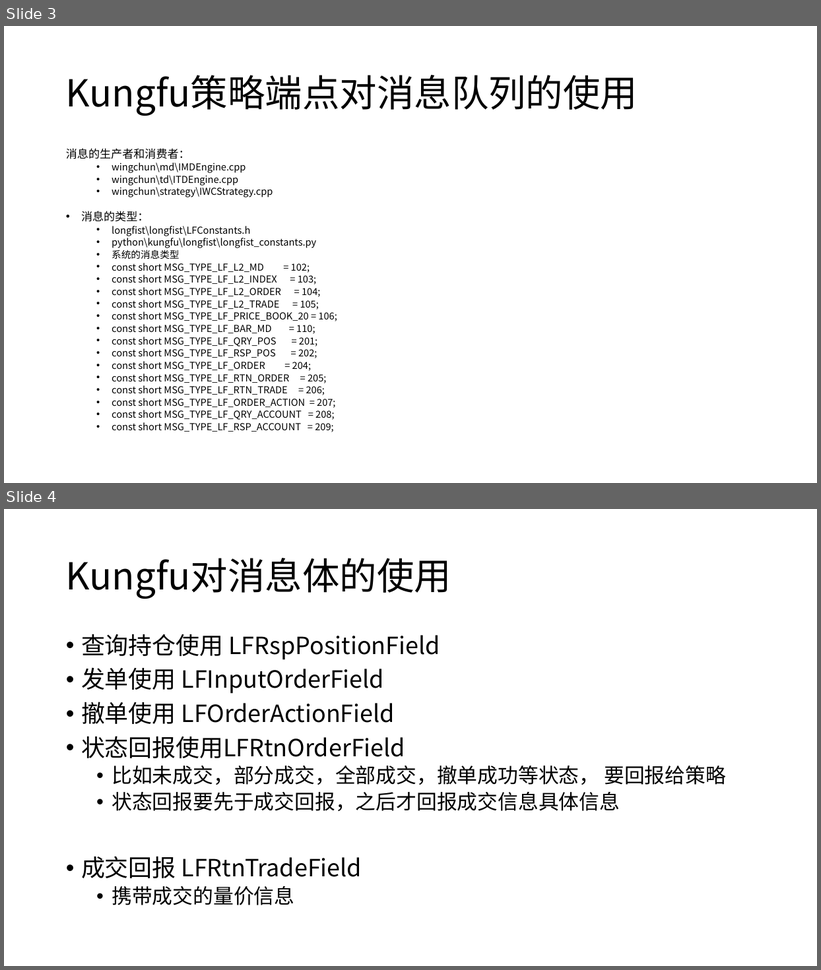
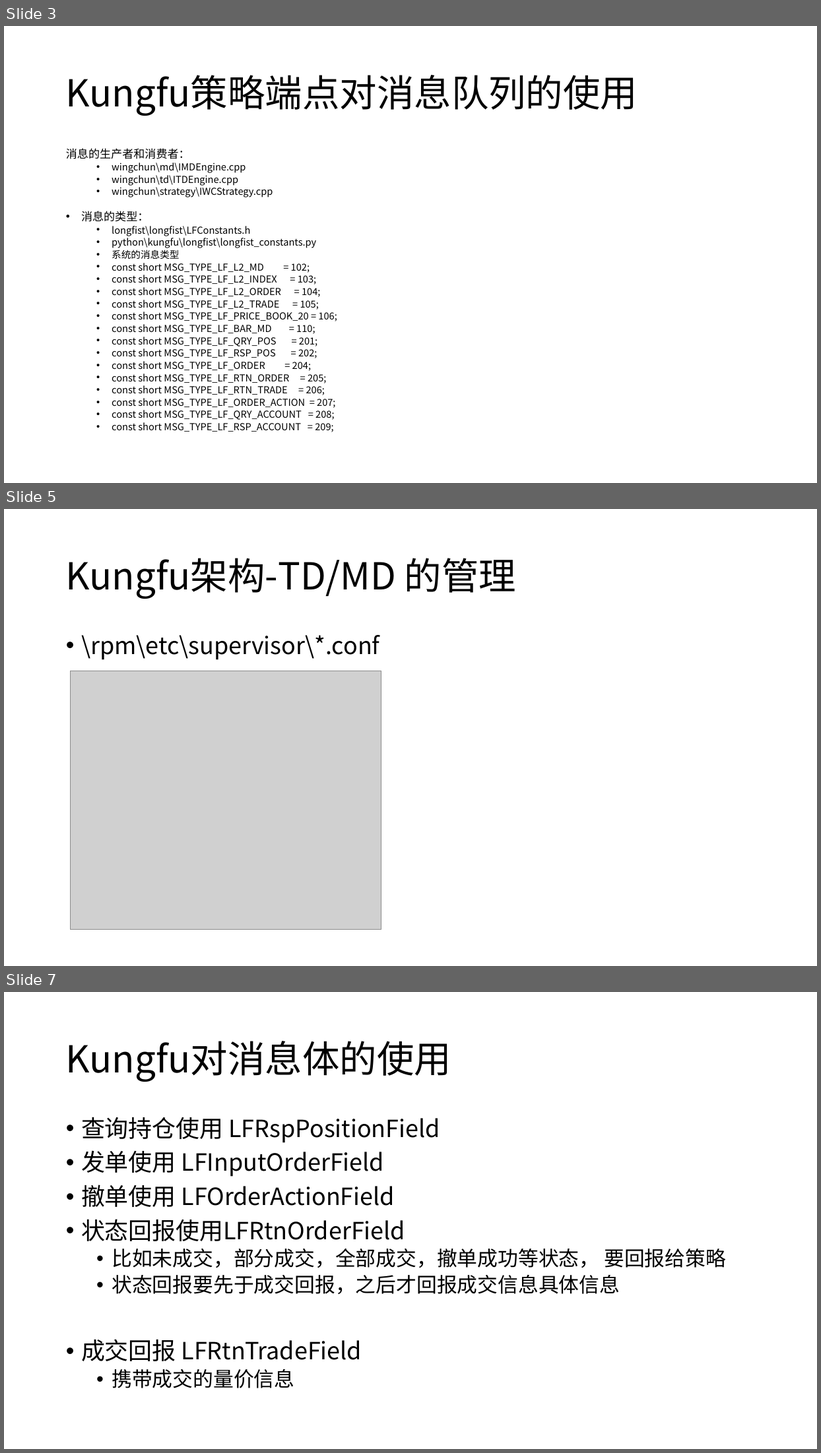
Before and after one commit to qingtiandalaoye/useful_doc, a slide deck: 虚拟货币跨交易所高频交易系统.pptx. Shown one above the other, each under a label of ours: slides 3 and 4 before the commit, slides 3, 5 and 7 after it; the slides between them are not shown. The pictures are 821x970 and 821x1453 pixels, drawn with LibreOffice and Linux fonts; fonts in the diff are those of the drawing; grey boxes stand for pictures. Boxes give left, top, right and bottom in pixels: in the first picture for what was removed or moved away, otherwise in the second. Text is boxed around its words. In the diff, an @@ line names an element or a change of style, - is before the commit and + after.

```diff
--- a/虚拟货币跨交易所高频交易系统.pptx
+++ b/虚拟货币跨交易所高频交易系统.pptx
@@ slide 5 added at (4, 509, 817, 966), background #FFFFFF @@
@@ title added at (66, 558, 516, 599), 44 pt, text #000000 @@
+Kungfu架构-TD/MD 的管理
@@ text added at (81, 635, 380, 660), 28 pt, text #000000 @@
+• \rpm\etc\supervisor\*.conf
@@ picture added at (71, 671, 381, 930) @@
@@ what was slide 4 is now slide 7 @@
```
Also in this commit, not shown: 2 other slides added.
